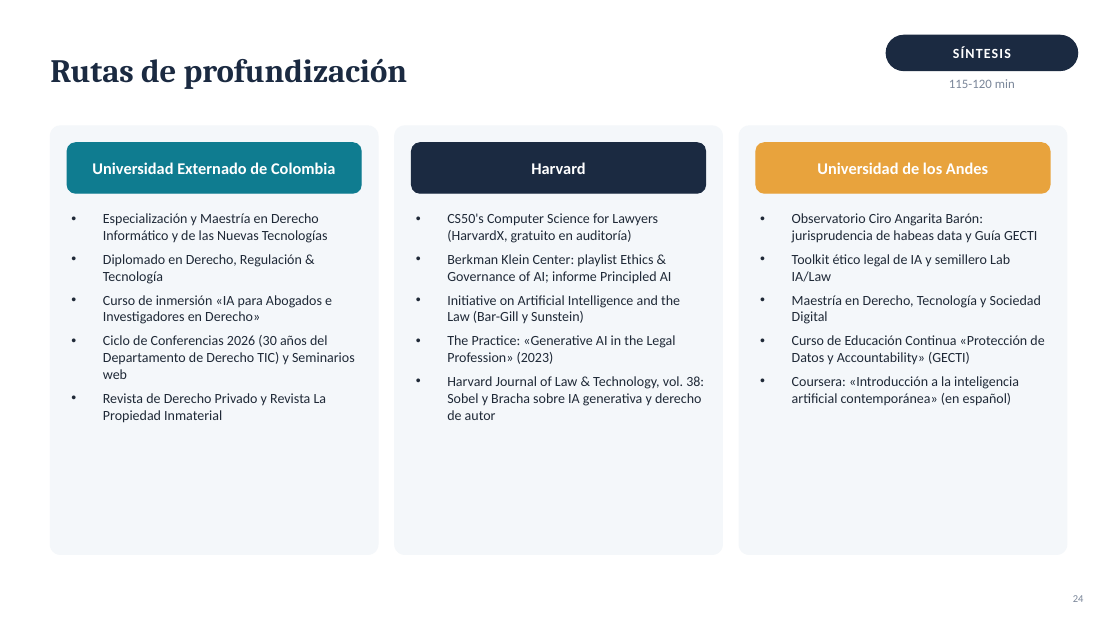
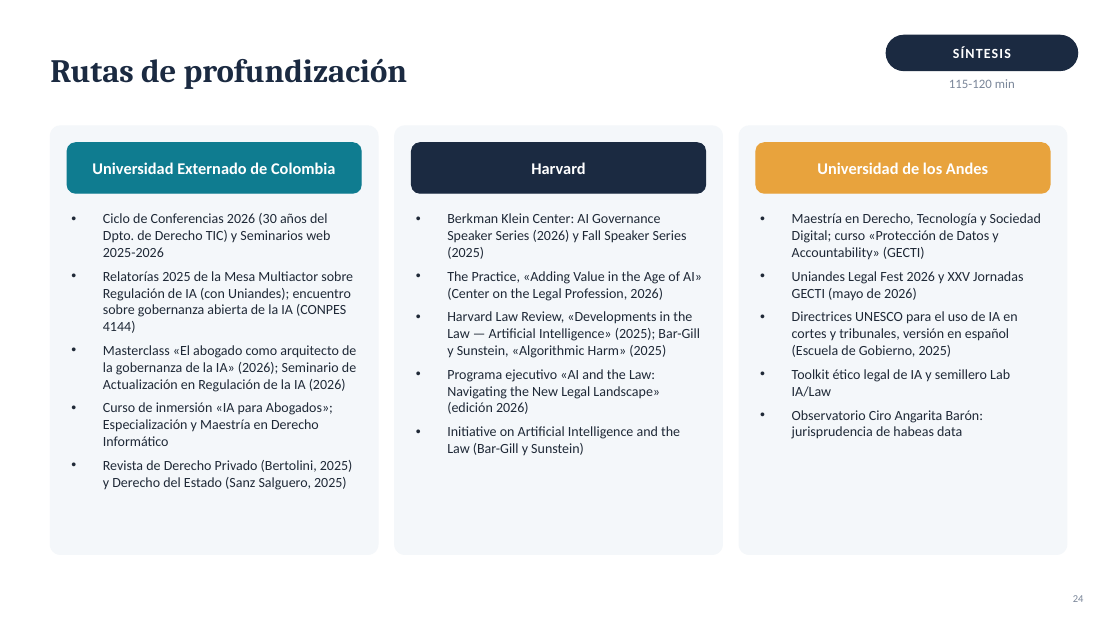
Before and after one commit to Arturoramos22/Arturoramos22, a slide deck: slide 24 of conferencia-derecho-tecnologia/DIAPOSITIVAS.pptx. Drawn at 1120x630 pixels with LibreOffice and Linux fonts; fonts in the diff are those of the drawing. Boxes give left, top, right and bottom in pixels: in the first picture for what was removed or moved away, otherwise in the second. Text is boxed around its words. In the diff, an @@ line names an element or a change of style, - is before the commit and + after.

```diff
--- a/conferencia-derecho-tecnologia/DIAPOSITIVAS.pptx
+++ b/conferencia-derecho-tecnologia/DIAPOSITIVAS.pptx
@@ text at (103, 213, 356, 490): text changed @@
-• Especialización y Maestría en Derecho Informático y de las Nuevas Tecnologías
-• Diplomado en Derecho, Regulación & Tecnología
-• Curso de inmersión «IA para Abogados e Investigadores en Derecho»
-• Ciclo de Conferencias 2026 (30 años del Departamento de Derecho TIC) y Seminarios web
-• Revista de Derecho Privado y Revista La Propiedad Inmaterial
+• Ciclo de Conferencias 2026 (30 años del Dpto. de Derecho TIC) y Seminarios web 2025-2026
+• Relatorías 2025 de la Mesa Multiactor sobre Regulación de IA (con Uniandes); encuentro sobre gobernanza abierta de la IA (CONPES 4144)
+• Masterclass «El abogado como arquitecto de la gobernanza de la IA» (2026); Seminario de Actualización en Regulación de la IA (2026)
+• Curso de inmersión «IA para Abogados»; Especialización y Maestría en Derecho Informático
+• Revista de Derecho Privado (Bertolini, 2025) y Derecho del Estado (Sanz Salguero, 2025)
@@ text at (447, 213, 702, 414): text changed @@
-• CS50's Computer Science for Lawyers (HarvardX, gratuito en auditoría)
-• Berkman Klein Center: playlist Ethics & Governance of AI; informe Principled AI
+• Berkman Klein Center: AI Governance Speaker Series (2026) y Fall Speaker Series (2025)
+• The Practice, «Adding Value in the Age of AI» (Center on the Legal Profession, 2026)
+• Harvard Law Review, «Developments in the Law — Artificial Intelligence» (2025); Bar-Gill y Sunstein, «Algorithmic Harm» (2025)
+• Programa ejecutivo «AI and the Law: Navigating the New Legal Landscape» (edición 2026)
@@ text at (792, 213, 1041, 357): text changed @@
-• Observatorio Ciro Angarita Barón: jurisprudencia de habeas data y Guía GECTI
+• Maestría en Derecho, Tecnología y Sociedad Digital; curso «Protección de Datos y Accountability» (GECTI)
+• Uniandes Legal Fest 2026 y XXV Jornadas GECTI (mayo de 2026)
+• Directrices UNESCO para el uso de IA en cortes y tribunales, versión en español (Escuela de Gobierno, 2025)
@@ text at (447, 335, 704, 420): paragraphs removed @@
-• The Practice: «Generative AI in the Legal Profession» (2023)
-• Harvard Journal of Law & Technology, vol. 38: Sobel y Bracha sobre IA generativa y derecho de autor
@@ text at (792, 410, 983, 439): text changed @@
-• Maestría en Derecho, Tecnología y Sociedad Digital
-• Curso de Educación Continua «Protección de Datos y Accountability» (GECTI)
-• Coursera: «Introducción a la inteligencia artificial contemporánea» (en español)
+• Observatorio Ciro Angarita Barón: jurisprudencia de habeas data
```
Also in this commit, not shown: 9 other slides changed, 6 other files.
